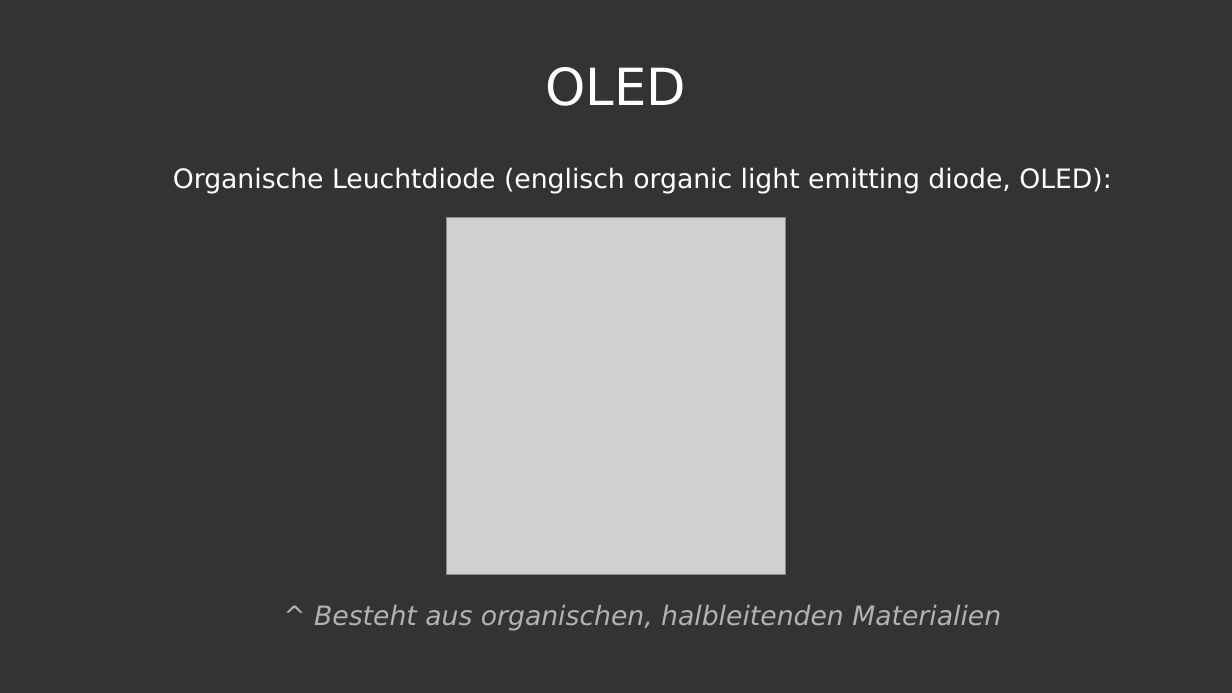
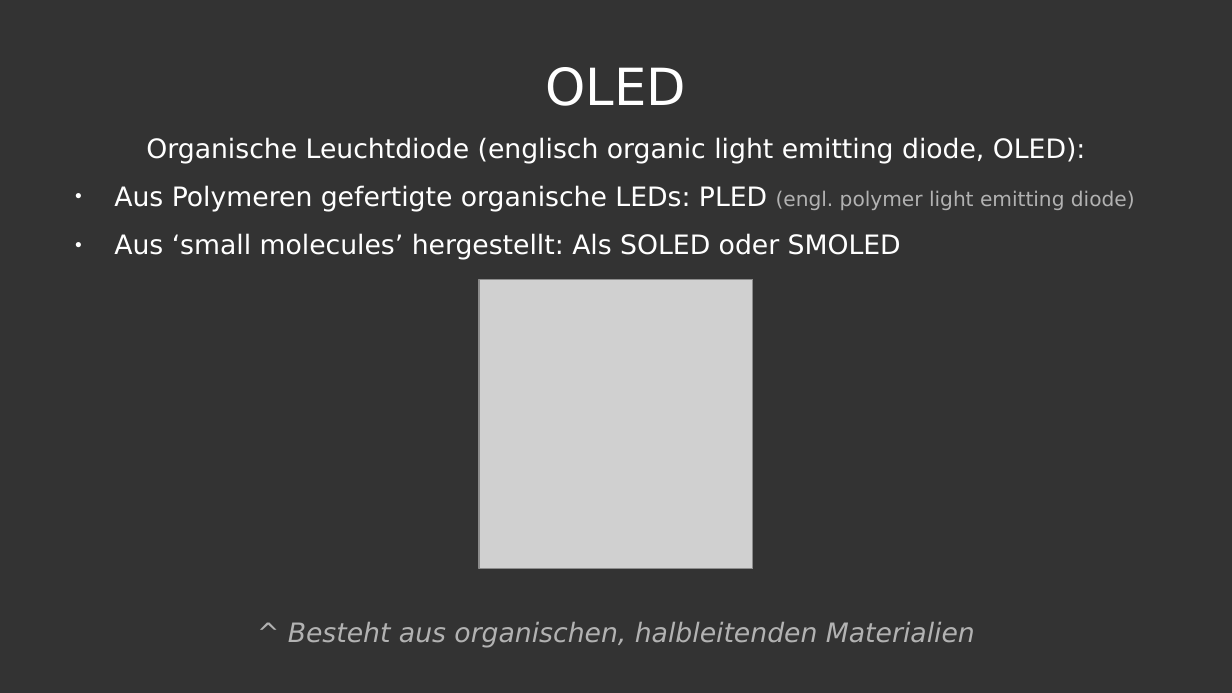
Before and after one commit to Sfuborisw/school, a slide deck: slide 5 of Projekt/monitore.odp. Drawn at 1232x693 pixels with LibreOffice and Linux fonts; fonts in the diff are those of the drawing; grey boxes stand for pictures. Boxes give left, top, right and bottom in pixels: in the first picture for what was removed or moved away, otherwise in the second. Text is boxed around its words. In the diff, an @@ line names an element or a change of style, - is before the commit and + after.

```diff
--- a/Projekt/monitore.odp
+++ b/Projekt/monitore.odp
@@ text "Organische Leuchtdiode (englisch organic light ...": place and size @@
-text "Organische Leuchtdiode (englisch organic light ..." at (173,167,1112,630)
+text "Organische Leuchtdiode (englisch organic light ..." at (114,137,1135,648)
@@ text at (146,137,1086,648): indent changed @@
@@ text at (114,185,1135,260): paragraphs added @@
+● Aus Polymeren gefertigte organische LEDs: PLED (engl. polymer light emitting diode)
+● Aus ‘small molecules’ hergestellt: Als SOLED oder SMOLED
@@ picture: place and size @@
-picture at (447,217,786,575)
+picture at (480,279,754,569)
```
Also in this commit, not shown: 1 other file.
